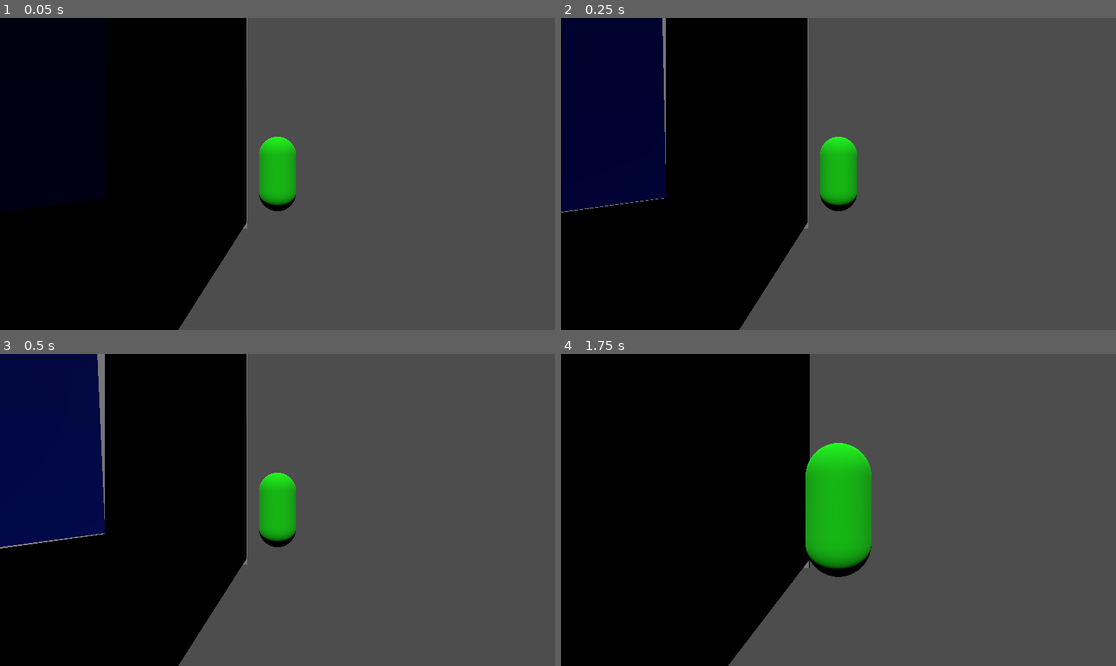
Above: before the commit, frames 1-4 (two rows, left to right).
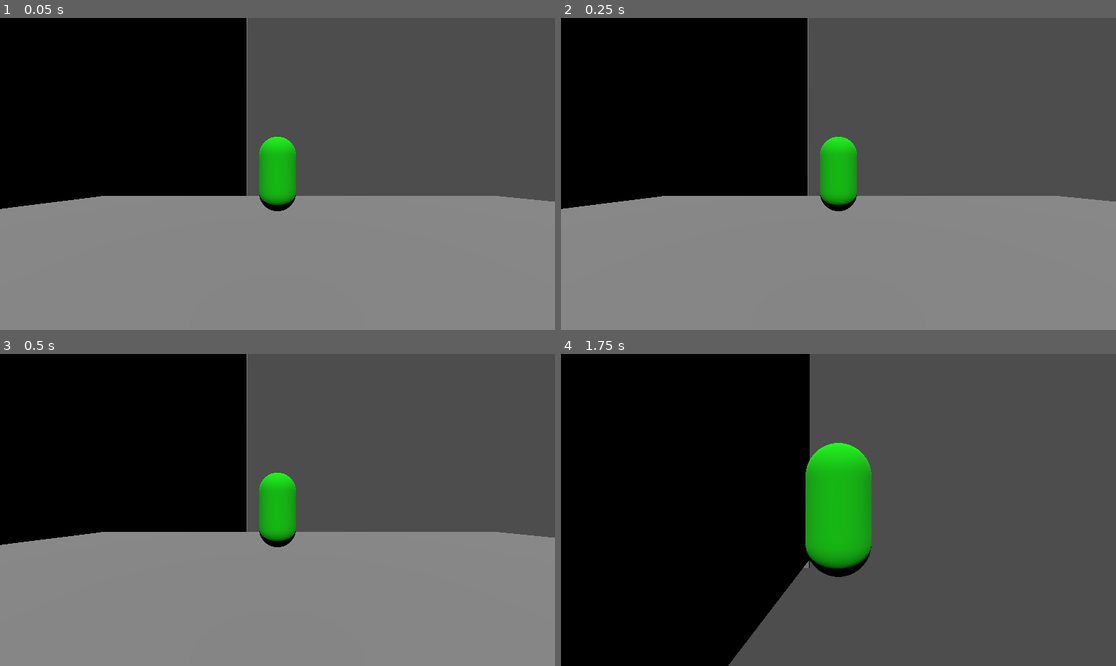
Above: after the commit, the same moments.

Repository: TylerPederson/effort
Game: Godot game, scene res://boss_room.tscn
The game is run twice, just before and just after one commit, with the same random seed, the same clock (stepped at 60 frames per second) and the same inputs.
Inputs (mouse positions are in pixels of both pictures, inside the frame that each line leads up to):
- Up to frame 1 (0.05 s): no input
- Up to frame 2 (0.25 s): no input
- Up to frame 3 (0.5 s): no input
- Up to frame 4 (1.75 s): tap Enter (ui_accept) at 0.5, 0.77, 1.52 s; move the mouse to (866, 510) at 0.52 s; hold Up (ui_up) from 0.53 s (still down); move the mouse to (810, 510) at 1.27 s

The runs differ from the first frame. In frame 1, 42% of the frame differs, in the area x 0-100%, y 57-100%; in frame 2, 53%, in the area x 0-100%, y 0-100%; in frame 3, 53%; in frame 4, nothing differs.

Commit message:
Added a door trigger to open it

Diff:
--- a/boss_room.tscn
+++ b/boss_room.tscn
@@ -8,6 +8,9 @@
 
 [sub_resource type="StandardMaterial3D" id="StandardMaterial3D_any6y"]
 albedo_color = Color(0.07450981, 0.19215687, 1, 1)
+
+[sub_resource type="BoxShape3D" id="BoxShape3D_any6y"]
+size = Vector3(1, 2.223755, 10.147156)
 
 [node name="BossRoom" type="Node3D"]
 
@@ -46,7 +49,6 @@
 
 [node name="Door2" type="CSGBox3D" parent="."]
 transform = Transform3D(-5.554281e-08, -0.99999994, 0, 1.2706714, -4.3711385e-08, 0, 0, 0, 0.99999994, 46.15594, 1.4357145, 0.00013196468)
-visible = false
 use_collision = true
 size = Vector3(1, 18, 10)
 
@@ -62,3 +64,12 @@
 
 [node name="Player" parent="." instance=ExtResource("1_ve44f")]
 transform = Transform3D(1, 0, 0, 0, 1, 0, 0, 0, 1, 45.16895, 3.0710502, -1.1252131)
+
+[node name="Area3D" type="Area3D" parent="."]
+transform = Transform3D(1, 0, 0, 0, 1, 0, 0, 0, 1, 43.126076, 2.9044192, 0)
+
+[node name="CollisionShape3D" type="CollisionShape3D" parent="Area3D"]
+transform = Transform3D(1, 0, 0, 0, 1, 0, 0, 0, 1, 0, 0.61187744, -0.15383911)
+shape = SubResource("BoxShape3D_any6y")
+
+[connection signal="body_entered" from="Area3D" to="DoorPivot" method="_on_area_3d_body_entered"]
--- a/door_pivot.gd
+++ b/door_pivot.gd
@@ -1,15 +1,20 @@
 extends Node3D
 
-var speed = 5
+var speed = 1
 
 # Called when the node enters the scene tree for the first time.
 func _ready():
 	pass # Replace with function body.
 
 func _drop_door(delta):	# Function rotates the door to drop down
-	if rotation_degrees.z < 90:
+	while rotation_degrees.z < 90:
 		rotation_degrees.z += speed * delta
 
 # Called every frame. 'delta' is the elapsed time since the previous frame.
 func _process(delta):
-	_drop_door(delta)
+	pass
+
+
+func _on_area_3d_body_entered(body):
+	#print_debug("Entered")
+	_drop_door(get_physics_process_delta_time())
Not shown: 1 places in boss_room.tscn that only renumber resources
